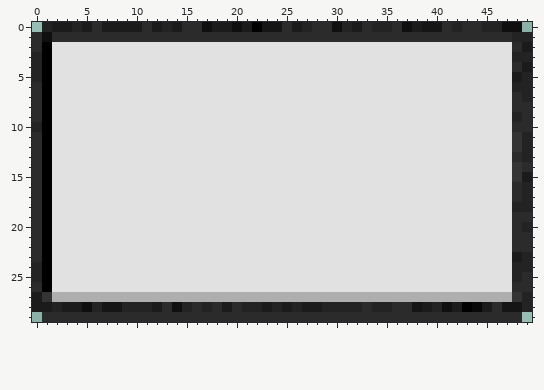
File history of a pixel-art file, sprites/aseprite/cadre_obj.aseprite. The picture above is the old version.
50x30 pixels, 1 frame. Colours within 5 levels of each other are drawn and written as one.
After:
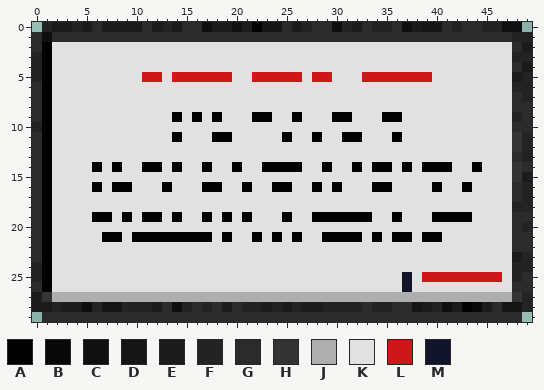
Palette (. is transparent): A #000000  B #080808  C #0f0f0f  D #151515  E #1b1b1b  F #232323  G #2b2b2b  H #343434  J #aeaeae  K #e1e1e1  L #cd1719  M #12142a
Diff:
layer "Layer 2" added
Layer "Layer 2":
Colour K gives way to colour A in row 9 at x 14, 16, 18, 22 to 23, 26, 30 to 31 and 35 to 36; in row 11 at x 14, 18 to 19, 25, 28, 31 to 32 and 36; in row 14 at x 6, 8, 11 to 12, 14, 17, 20, 23 to 26, 29, 32, 34 to 35, 37, 39 to 41 and 44; in row 16 at x 6, 8 to 9, 13, 17 to 18, 21, 24 to 25, 28, 30, 34 to 35, 40 and 43; in row 19 at x 6 to 7, 9, 11 to 12, 14, 17, 19, 21, 25, 28 to 33, 36 and 40 to 43; in row 21 at x 7 to 8, 10 to 17, 19, 22, 24, 26, 29 to 32, 34, 36 to 37 and 39 to 40.
Colour K gives way to colour L in row 5 at x 11 to 12, 14 to 19, 22 to 26, 28 to 29 and 33 to 39; in row 25 at x 39 to 46.
Colour K gives way to colour M in rows 25 to 26 at x 37.
Where, in picture pixels (left, top, right, bottom), the same in both pictures:
changed: (142, 72, 332, 82)
changed: (362, 72, 432, 82)
changed: (92, 112, 502, 292)
